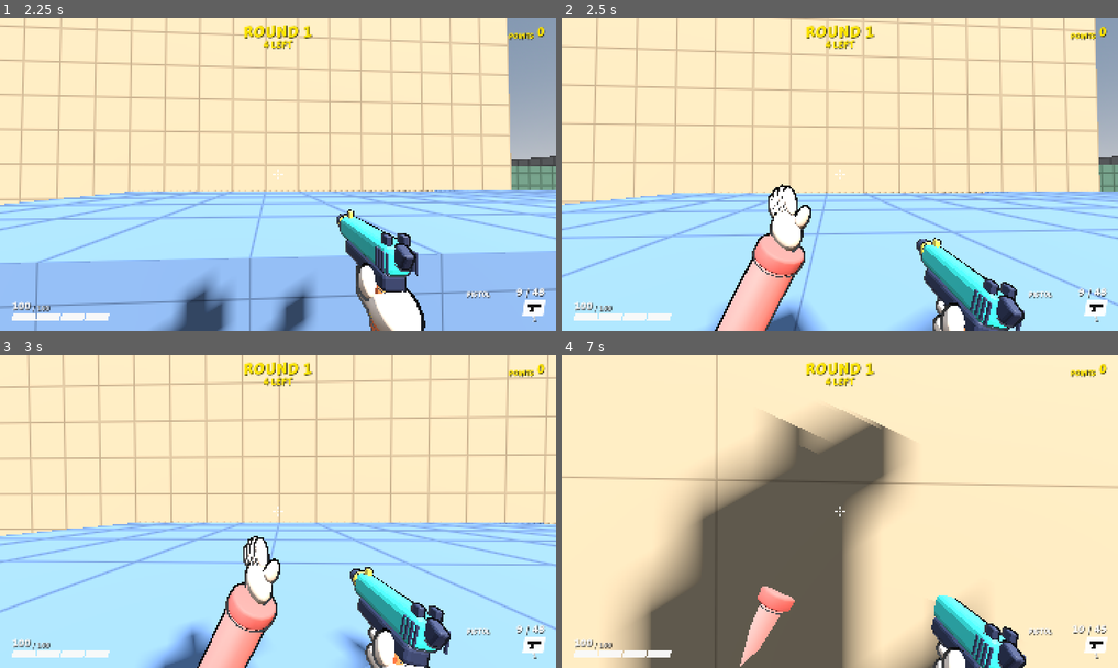
Above: before the commit, frames 1-4 (two rows, left to right).
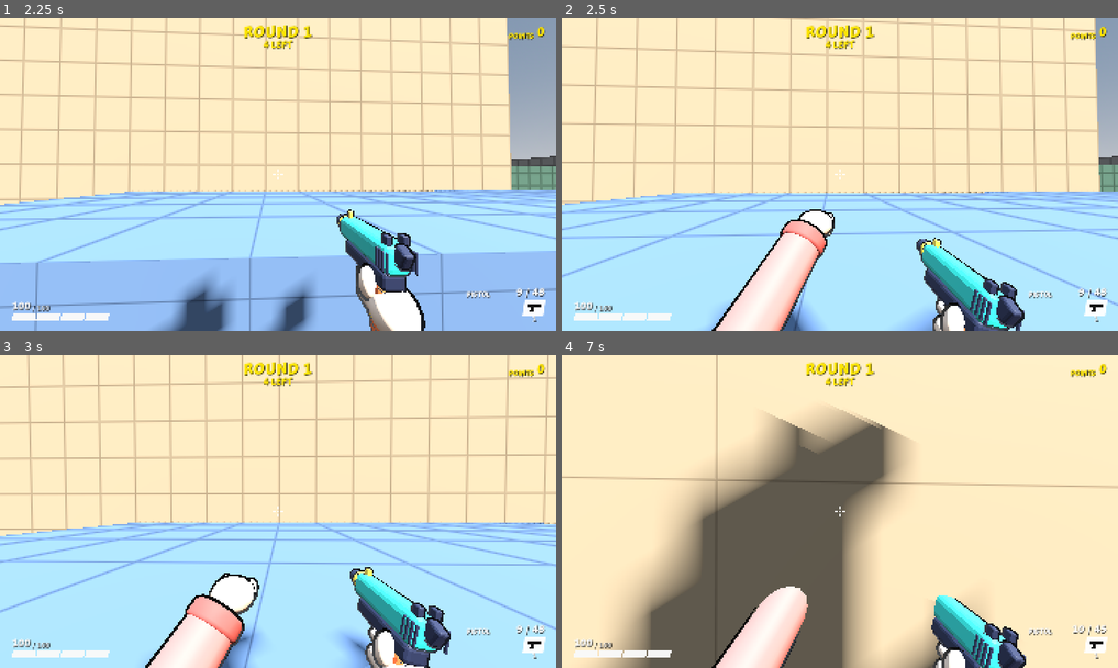
Above: after the commit, the same moments.

Repository: juanakajuan/zombie-survival-fps
Game: Godot game, scene res://levels/compound.tscn
Two runs of this game, one before a commit and one after it. Both use one fixed random seed, a clock stepped at 60 frames per second and the inputs below.
Inputs (mouse positions are in pixels of both pictures, inside the frame that each line leads up to):
- Up to frame 1 (2.25 s): tap Enter (restart) at 0.5 s; move the mouse to (305, 174) at 0.52 s; hold Right mouse button (aim) 0.53-1.28 s; hold W (move_forward) from 0.53 s (still down); click (305, 174) at 0.67 s; tap Space (jump) at 0.77, 1.07, 1.52, 1.82 s; tap Ctrl (crouch) at 0.8, 1.35 s; move the mouse to (250, 174) at 1.27 s; click (250, 174) at 1.55 s; move the mouse to (289, 168) at 2.02 s; press the mouse at (289, 168) at 2.03 s
- Up to frame 2 (2.5 s): keep holding W (move_forward); tap V (melee) at 2.3 s
- Up to frame 3 (3 s): keep holding W (move_forward); move the mouse to (272, 517) at 2.77 s; release the mouse at (272, 517) at 2.78 s; tap V (melee) at 2.85 s; click (272, 517) at 2.92 s
- Up to frame 4 (7 s): tap Space (jump) at 3.02, 3.32, 3.77, 3.8, 4.07, 4.35, 4.52, 4.82, 6.02, 6.32, 6.77 s; tap Shift (sprint) at 3.05 s; move the mouse to (878, 514) at 3.52 s; hold Shift (sprint) 3.53-4.28 s; tap R (reload) at 4.15 s; move the mouse to (795, 508) at 4.27 s; right-click (795, 508) at 4.55 s; move the mouse to (845, 511) at 5.02 s; hold Right mouse button (aim) 5.03-5.78 s; click (845, 511) at 5.17 s; tap Ctrl (crouch) at 5.3, 5.85 s; move the mouse to (817, 505) at 5.77 s; release W (move_forward) at 5.78 s; hold D (move_right) 5.78-6.53 s; click (817, 505) at 6.05 s; move the mouse to (867, 511) at 6.52 s; press the mouse at (867, 511) at 6.53 s; hold W (move_forward) from 6.53 s (still down); tap V (melee) at 6.8 s

Frame 1 is identical in both runs. In frame 2, 4.6% of the frame differs, in the area x 26-50%, y 53-100%; in frame 3, 5.1%, in the area x 26-51%, y 57-100%; in frame 4, 2.9%.

Commit message:
feat: make the V melee a left-hand punch instead of a slap

Diff:
--- a/player/melee.gd
+++ b/player/melee.gd
@@ -1,6 +1,6 @@
 class_name Melee
 extends Node
-## The wielder's backhand slap. A swing winds up, strikes once at the end of the wind-up, then recovers.
+## The wielder's punch. A swing winds up, strikes once at the end of the wind-up, then recovers.
 ## The strike hits every living Health inside a sphere in front of the head, once each.
 
 signal swung
@@ -19,7 +19,7 @@
 ## Physics layers that the strike can hit.
 @export_flags_3d_physics var hit_mask: int = 1
 
-## The player who slaps. The strike never hits the wielder. Player sets it.
+## The player who punches. The strike never hits the wielder. Player sets it.
 var wielder: Player
 
 var _state: State = State.READY
--- a/player/player.gd
+++ b/player/player.gd
@@ -77,7 +77,7 @@
 
 var weapon: Weapon
 var melee: Melee
-var slap_view: SlapView
+var punch_view: PunchView
 var settings: GameSettings
 
 enum Stance { STANDING, CROUCHED, SLIDING }
@@ -98,8 +98,8 @@
 	weapon.wielder = self
 	melee = $Melee
 	melee.wielder = self
-	slap_view = $Head/Camera3D/SlapView
-	slap_view.melee = melee
+	punch_view = $Head/Camera3D/PunchView
+	punch_view.melee = melee
 
 
 func _ready() -> void:
@@ -115,7 +115,7 @@
 	_shape = _collision.shape.duplicate() as CapsuleShape3D
 	_collision.shape = _shape
 	animator.attach(body)
-	animator.slap_wind_share = melee.wind_up_time / (melee.wind_up_time + melee.recover_time)
+	animator.punch_wind_share = melee.wind_up_time / (melee.wind_up_time + melee.recover_time)
 	_set_third_person(false)
 	_stand_height = _shape.height
 	_stand_head_height = head.position.y
@@ -222,7 +222,7 @@
 	return _stance == Stance.SLIDING
 
 
-## True from the start to the end of a backhand slap. The weapon cannot fire or reload during it.
+## True from the start to the end of a punch. The weapon cannot fire or reload during it.
 func is_meleeing() -> bool:
 	return melee.is_swinging()
 
@@ -295,7 +295,7 @@
 		mesh.cast_shadow = casting
 	if weapon.view_model != null:
 		weapon.view_model.visible = not on
-	slap_view.visible = not on
+	punch_view.visible = not on
 
 
 func _look_basis() -> Basis:
--- a/player/player.tscn
+++ b/player/player.tscn
@@ -10,7 +10,7 @@
 [ext_resource type="Script" path="res://player/player_animator.gd" id="8_animator"]
 [ext_resource type="Script" path="res://economy/wallet.gd" id="9_wallet"]
 [ext_resource type="Script" path="res://player/melee.gd" id="10_melee"]
-[ext_resource type="PackedScene" path="res://player/slap_view.tscn" id="11_slap_view"]
+[ext_resource type="PackedScene" path="res://player/punch_view.tscn" id="11_punch_view"]
 
 [sub_resource type="CapsuleShape3D" id="capsule"]
 radius = 0.35
@@ -38,7 +38,7 @@
 [node name="Weapon" parent="Head/Camera3D" instance=ExtResource("3_weapon")]
 data = ExtResource("4_pistol")
 
-[node name="SlapView" parent="Head/Camera3D" instance=ExtResource("11_slap_view")]
+[node name="PunchView" parent="Head/Camera3D" instance=ExtResource("11_punch_view")]
 
 [node name="Health" type="Node" parent="."]
 script = ExtResource("2_health")
--- a/player/player_animator.gd
+++ b/player/player_animator.gd
@@ -42,23 +42,21 @@
 ## The part of the look pitch that the head follows. The arms that hold the gun follow all of it.
 @export_range(0.0, 1.0, 0.01) var head_follow: float = 0.6
 
-@export_group("Slap")
-## The left arm lifts to this pitch for the backhand slap, before the look pitch is added.
-@export_range(0.0, 120.0, 1.0, "suffix:°") var slap_lift: float = 75.0
-## In the wind-up the arm turns this far to the right, across the body.
-@export_range(0.0, 90.0, 1.0, "suffix:°") var slap_cross: float = 45.0
-## The strike ends with the arm turned this far to the left.
-@export_range(0.0, 90.0, 1.0, "suffix:°") var slap_sweep: float = 50.0
-## The arm leans across the body by this angle at the top of the wind-up.
-@export_range(0.0, 60.0, 1.0, "suffix:°") var slap_roll: float = 20.0
-## The part of the slap after the wind-up in which the arm sweeps. Then the arm blends back.
-@export_range(0.01, 0.99, 0.01) var slap_sweep_share: float = 0.3
+@export_group("Punch")
+## In the wind-up the left arm pulls back to this pitch.
+@export_range(-60.0, 120.0, 1.0, "suffix:°") var punch_cock: float = 30.0
+## The left arm jabs out to this pitch, before the look pitch is added.
+@export_range(0.0, 120.0, 1.0, "suffix:°") var punch_lift: float = 88.0
+## The jab turns this far toward the middle of the body, so the fist lands in front of the head.
+@export_range(0.0, 45.0, 1.0, "suffix:°") var punch_aim: float = 12.0
+## The part of the punch after the wind-up in which the arm stays out. Then the arm blends back.
+@export_range(0.01, 0.99, 0.01) var punch_hold_share: float = 0.3
 
 ## How fast the pose blends between walking, standing, in the air, crouched, and aiming.
 @export_range(0.1, 40.0, 0.1) var blend_sharpness: float = 12.0
 
-## The part of the slap that the wind-up takes. Player sets it from the melee timings.
-var slap_wind_share: float = 0.28
+## The part of the punch that the wind-up takes. Player sets it from the melee timings.
+var punch_wind_share: float = 0.28
 var _leg_l: Node3D
 var _leg_r: Node3D
 var _shin_l: Node3D
@@ -98,9 +96,9 @@
 
 
 ## Moves the pose on by one step. `look_pitch` is in radians, positive up. `airborne` is true in the air and on a
-## slide, when the legs hold a stride instead of walking. `slap_progress` is how far the backhand slap has gone,
-## from 0 to 1, or -1 when the player does not slap.
-func advance(delta: float, speed: float, airborne: bool, crouching: bool, aiming: bool, look_pitch: float, slap_progress: float) -> void:
+## slide, when the legs hold a stride instead of walking. `punch_progress` is how far the punch has gone,
+## from 0 to 1, or -1 when the player does not punch.
+func advance(delta: float, speed: float, airborne: bool, crouching: bool, aiming: bool, look_pitch: float, punch_progress: float) -> void:
 	_time += delta
 	var blend := 1.0 - exp(-blend_sharpness * delta)
 	_air_weight = lerpf(_air_weight, 1.0 if airborne else 0.0, blend)
@@ -138,7 +136,7 @@
 		0.0,
 		deg_to_rad(-0.5 * air_arm) * _air_weight * (1.0 - _aim_weight),
 	)
-	_arm_l.rotation = _slap_arm(free_arm, slap_progress, look_pitch)
+	_arm_l.rotation = _punch_arm(free_arm, punch_progress, look_pitch)
 
 
 ## The pitch of the left leg in radians. Positive swings it forward.
@@ -166,23 +164,18 @@
 	return _head.rotation.x
 
 
-## The left arm rotation for the slap: it lifts and crosses the body, sweeps out to the left, then blends back
-## to `free_arm`.
-func _slap_arm(free_arm: Vector3, progress: float, look_pitch: float) -> Vector3:
+## The left arm rotation for the punch: it pulls back, jabs straight out, then blends back to `free_arm`.
+func _punch_arm(free_arm: Vector3, progress: float, look_pitch: float) -> Vector3:
 	if progress < 0.0:
 		return free_arm
-	var sweep_end := slap_wind_share + (1.0 - slap_wind_share) * slap_sweep_share
-	var weight := 1.0
-	var yaw := deg_to_rad(slap_sweep)
-	if progress < slap_wind_share:
-		weight = _ease_out(progress / slap_wind_share)
-		yaw = deg_to_rad(-slap_cross)
-	elif progress < sweep_end:
-		yaw = lerpf(deg_to_rad(-slap_cross), yaw, _ease_out((progress - slap_wind_share) / (sweep_end - slap_wind_share)))
-	else:
-		weight = 1.0 - (progress - sweep_end) / (1.0 - sweep_end)
-	var slap := Vector3(deg_to_rad(slap_lift) + look_pitch, yaw, deg_to_rad(slap_roll))
-	return free_arm.lerp(slap, weight)
+	var cocked := Vector3(deg_to_rad(punch_cock), 0.0, 0.0)
+	var jab := Vector3(deg_to_rad(punch_lift) + look_pitch, deg_to_rad(-punch_aim), 0.0)
+	var hold_end := punch_wind_share + (1.0 - punch_wind_share) * punch_hold_share
+	if progress < punch_wind_share:
+		return free_arm.lerp(cocked, _ease_out(progress / punch_wind_share))
+	if progress < hold_end:
+		return cocked.lerp(jab, _ease_out((progress - punch_wind_share) / (hold_end - punch_wind_share) * 3.0))
+	return jab.lerp(free_arm, (progress - hold_end) / (1.0 - hold_end))
 
 
 func _ease_out(t: float) -> float:
--- /dev/null
+++ b/player/punch_view.gd
@@ -0,0 +1,77 @@
+class_name PunchView
+extends Node3D
+## First-person left fist for the punch. It is a child of the camera. The fist is hidden while the melee is ready,
+## and in a swing it plays three poses from the melee's progress: it comes up and pulls back at the lower left, jabs
+## straight out to the screen centre, and drops back out of view.
+## Positions are in camera space, where -Z is forward. Angles are pitch, yaw, and roll in degrees. At zero angles
+## the knuckles point forward and the back of the hand points up.
+
+@export var hand: Node3D
+
+@export_group("Poses")
+@export var start_position: Vector3 = Vector3(-0.14, -0.45, -0.15)
+@export var start_angles: Vector3 = Vector3(30.0, 0.0, 0.0)
+## The fist pulled back, ready to jab.
+@export var cocked_position: Vector3 = Vector3(-0.13, -0.24, -0.18)
+@export var cocked_angles: Vector3 = Vector3(10.0, -5.0, -20.0)
+## Where the jab ends.
+@export var strike_position: Vector3 = Vector3(-0.04, -0.1, -0.5)
+@export var strike_angles: Vector3 = Vector3(0.0, -8.0, 0.0)
+## Where the fist leaves the view.
+@export var exit_position: Vector3 = Vector3(-0.14, -0.45, -0.15)
+@export var exit_angles: Vector3 = Vector3(30.0, 0.0, 0.0)
+## The fist rises this far in the middle of the jab.
+@export var strike_arc: Vector3 = Vector3(0.0, 0.02, 0.0)
+
+@export_group("Timing")
+## The jab starts this fraction of the wind-up before the strike, so that the fist is out when the strike lands.
+@export_range(0.0, 1.0, 0.01) var jab_lead: float = 0.4
+## The jab ends this fraction of the recover time after the strike.
+@export_range(0.01, 1.0, 0.01) var strike_fraction: float = 0.3
+
+## The melee that drives the pose. Player sets it.
+var melee: Melee
+
+
+func _ready() -> void:
+	ViewModel.detach_from_shadows(self)
+	hand.hide()
+
+
+func _process(_delta: float) -> void:
+	if melee == null:
+		return
+	var progress := melee.progress()
+	hand.visible = progress >= 0.0
+	if progress < 0.0:
+		return
+	var total := melee.wind_up_time + melee.recover_time
+	var time := progress * total
+	var cock_end := melee.wind_up_time * (1.0 - jab_lead)
+	var jab_end := melee.wind_up_time + melee.recover_time * strike_fraction
+	var place: Vector3
+	var angles: Vector3
+	if time < cock_end:
+		var t := _ease_out(time / maxf(cock_end, 0.0001))
+		place = start_position.lerp(cocked_position, t)
+		angles = start_angles.lerp(cocked_angles, t)
+	elif time < jab_end:
+		var s := (time - cock_end) / maxf(jab_end - cock_end, 0.0001)
+		var t := _ease_out(s)
+		place = cocked_position.lerp(strike_position, t) + strike_arc * sin(PI * s)
+		angles = cocked_angles.lerp(strike_angles, t)
+	else:
+		var r := (time - jab_end) / maxf(total - jab_end, 0.0001)
+		var t := r * r
+		place = strike_position.lerp(exit_position, t)
+		angles = strike_angles.lerp(exit_angles, t)
+	hand.transform = Transform3D(Basis.from_euler(angles * (PI / 180.0)), place)
+
+
+## Whether the hand is drawn: a swing is on and the view is not hidden.
+func is_hand_visible() -> bool:
+	return hand.is_visible_in_tree()
+
+
+func _ease_out(t: float) -> float:
+	return 1.0 - pow(1.0 - clampf(t, 0.0, 1.0), 3.0)
--- /dev/null
+++ b/player/punch_view.tscn
@@ -0,0 +1,11 @@
+[gd_scene format=3]
+
+[ext_resource type="Script" path="res://player/punch_view.gd" id="1_punch"]
+[ext_resource type="PackedScene" path="res://player/player_fist.glb" id="2_hand"]
+
+[node name="PunchView" type="Node3D" node_paths=PackedStringArray("hand")]
+script = ExtResource("1_punch")
+hand = NodePath("Hand")
+
+[node name="Hand" parent="." instance=ExtResource("2_hand")]
+visible = false
--- a/player/slap_view.gd
+++ /dev/null
@@ -1,78 +0,0 @@
-class_name SlapView
-extends Node3D
-## First-person left hand for the backhand slap. It is a child of the camera. The hand is hidden while the melee is
-## ready, and in a swing it plays three poses from the melee's progress: it comes up and cocks across the body, whips
-## across the screen to the left with the back of the hand leading, and drops out of view at the lower left.
-## Positions are in camera space, where -Z is forward. Angles are pitch, yaw, and roll in degrees. A positive yaw
-## turns the fingers toward the left.
-
-@export var hand: Node3D
-
-@export_group("Poses")
-@export var start_position: Vector3 = Vector3(0.24, -0.45, -0.25)
-@export var start_angles: Vector3 = Vector3(70.0, -10.0, 0.0)
-## The cocked hand, ready to whip.
-@export var cocked_position: Vector3 = Vector3(0.14, -0.17, -0.3)
-@export var cocked_angles: Vector3 = Vector3(75.0, -10.0, 0.0)
-## Where the whip ends.
-@export var strike_position: Vector3 = Vector3(-0.1, -0.08, -0.32)
-@export var strike_angles: Vector3 = Vector3(75.0, 60.0, 0.0)
-## Where the hand leaves the view.
-@export var exit_position: Vector3 = Vector3(-0.36, -0.45, -0.22)
-@export var exit_angles: Vector3 = Vector3(40.0, 70.0, 0.0)
-## The hand reaches this far forward in the middle of the whip.
-@export var strike_arc: Vector3 = Vector3(0.0, 0.02, -0.06)
-
-@export_group("Timing")
-## The whip starts this fraction of the wind-up before the strike, so that the hand is at the screen centre when
-## the strike lands.
-@export_range(0.0, 1.0, 0.01) var whip_lead: float = 0.4
-## The whip ends this fraction of the recover time after the strike.
-@export_range(0.01, 1.0, 0.01) var strike_fraction: float = 0.3
-
-## The melee that drives the pose. Player sets it.
-var melee: Melee
-
-
-func _ready() -> void:
-	ViewModel.detach_from_shadows(self)
-	hand.hide()
-
-
-func _process(_delta: float) -> void:
-	if melee == null:
-		return
-	var progress := melee.progress()
-	hand.visible = progress >= 0.0
-	if progress < 0.0:
-		return
-	var total := melee.wind_up_time + melee.recover_time
-	var time := progress * total
-	var cock_end := melee.wind_up_time * (1.0 - whip_lead)
-	var whip_end := melee.wind_up_time + melee.recover_time * strike_fraction
-	var place: Vector3
-	var angles: Vector3
-	if time < cock_end:
-		var t := _ease_out(time / maxf(cock_end, 0.0001))
-		place = start_position.lerp(cocked_position, t)
-		angles = start_angles.lerp(cocked_angles, t)
-	elif time < whip_end:
-		var s := (time - cock_end) / maxf(whip_end - cock_end, 0.0001)
-		var t := _ease_out(s)
-		place = cocked_position.lerp(strike_position, t) + strike_arc * sin(PI * s)
-		angles = cocked_angles.lerp(strike_angles, t)
-	else:
-		var r := (time - whip_end) / maxf(total - whip_end, 0.0001)
-		var t := r * r
-		place = strike_position.lerp(exit_position, t)
-		angles = strike_angles.lerp(exit_angles, t)
-	hand.transform = Transform3D(Basis.from_euler(angles * (PI / 180.0)), place)
-
-
-## Whether the hand is drawn: a swing is on and the view is not hidden.
-func is_hand_visible() -> bool:
-	return hand.is_visible_in_tree()
-
-
-func _ease_out(t: float) -> float:
-	return 1.0 - pow(1.0 - clampf(t, 0.0, 1.0), 3.0)
--- a/player/slap_view.tscn
+++ /dev/null
@@ -1,11 +0,0 @@
-[gd_scene format=3]
-
-[ext_resource type="Script" path="res://player/slap_view.gd" id="1_slap"]
-[ext_resource type="PackedScene" path="res://player/player_slap_hand.glb" id="2_hand"]
-
-[node name="SlapView" type="Node3D" node_paths=PackedStringArray("hand")]
-script = ExtResource("1_slap")
-hand = NodePath("Hand")
-
-[node name="Hand" parent="." instance=ExtResource("2_hand")]
-visible = false
--- a/tests/player/test_melee.gd
+++ b/tests/player/test_melee.gd
@@ -59,7 +59,7 @@
 	assert_almost_eq(health.current, health.max_health - 2.0 * player.melee.damage, 0.001, "the second swing hits too")
 
 
-func test_a_dead_player_cannot_slap() -> void:
+func test_a_dead_player_cannot_punch() -> void:
 	var player := await spawn_player(Vector3.ZERO, SETTLE_FRAMES)
 	Health.find_on(player).damage(1.0e6)
 	assert_true(not player.melee.try_swing(), "no swing")
@@ -83,7 +83,7 @@
 	assert_true(player.weapon.try_fire(), "the pistol fires again after the swing")
 
 
-func test_a_slap_gives_points_and_a_killing_slap_gives_the_kill_bonus() -> void:
+func test_a_punch_gives_points_and_a_killing_punch_gives_the_kill_bonus() -> void:
 	var player := await spawn_player(Vector3.ZERO, SETTLE_FRAMES)
 	var zombie := _still_zombie(Vector3(0.0, 0.0, -1.2), player)
 	var health := Health.find_on(zombie)
@@ -96,7 +96,7 @@
 	assert_eq(player.wallet.points, 2 * player.wallet.points_per_hit + player.wallet.kill_bonus, "the kill gives the bonus too")
 
 
-func test_a_slap_on_a_dummy_gives_no_points() -> void:
+func test_a_punch_on_a_dummy_gives_no_points() -> void:
 	var player := await spawn_player(Vector3.ZERO, SETTLE_FRAMES)
 	await spawn_dummy(Vector3(0.0, 0.0, -1.2))
 	await _tap_melee()
@@ -104,22 +104,22 @@
 	assert_eq(player.wallet.points, 0, "dummies give no points")
 
 
-func test_the_slap_hand_shows_during_the_swing_and_hides_after_it() -> void:
+func test_the_fist_shows_during_the_swing_and_hides_after_it() -> void:
 	var player := await spawn_player(Vector3.ZERO, SETTLE_FRAMES)
-	assert_true(not player.slap_view.is_hand_visible(), "hidden while ready")
+	assert_true(not player.punch_view.is_hand_visible(), "hidden while ready")
 	await _tap_melee()
 	await physics_frames(FRAME_MARGIN)
-	assert_true(player.slap_view.is_hand_visible(), "shown in the swing")
+	assert_true(player.punch_view.is_hand_visible(), "shown in the swing")
 	await run_seconds(_swing_seconds(player) + 0.1)
-	assert_true(not player.slap_view.is_hand_visible(), "hidden after the swing")
+	assert_true(not player.punch_view.is_hand_visible(), "hidden after the swing")
 
 
-func test_the_slap_hand_crosses_the_screen_to_the_left() -> void:
+func test_the_fist_jabs_forward() -> void:
 	var player := await spawn_player(Vector3.ZERO, SETTLE_FRAMES)
-	var hand := player.slap_view.hand
+	var hand := player.punch_view.hand
 	await _tap_melee()
-	var xs := await sample_range(func() -> float: return hand.position.x, _swing_seconds(player))
-	assert_true(xs.y > 0.0 and xs.x < 0.0, "the hand goes from the right of the centre to the left, %s to %s" % [xs.y, xs.x])
+	var zs := await sample_range(func() -> float: return hand.position.z, _swing_seconds(player))
+	assert_true(zs.y - zs.x > 0.25, "the fist moves out from the camera and back, %s to %s" % [zs.y, zs.x])
 
 
 func test_the_free_arm_rises_in_the_swing() -> void:
@@ -127,7 +127,7 @@
 	var rest := player.animator.free_arm_pitch()
 	await _tap_melee()
 	var pitches := await sample_range(func() -> float: return player.animator.free_arm_pitch(), _swing_seconds(player))
-	assert_true(pitches.y > rest + deg_to_rad(player.animator.slap_lift) * 0.8, "the arm lifts, max %s rad" % pitches.y)
+	assert_true(pitches.y > rest + deg_to_rad(player.animator.punch_lift) * 0.8, "the arm lifts, max %s rad" % pitches.y)
 	await run_seconds(0.2)
 	assert_almost_eq(player.animator.free_arm_pitch(), rest, 0.05, "the arm comes back")
 
--- a/weapons/view_model.gd
+++ b/weapons/view_model.gd
@@ -84,10 +84,10 @@
 ## Each second, the aim pose closes this much of the gap to its target. Higher is snappier.
 @export_range(0.1, 40.0, 0.1) var aim_sharpness: float = 14.0
 
-@export_group("Slap")
-## While the wielder slaps, the gun moves by this much and rolls right, out of the hand's path.
-@export var slap_dip_offset: Vector3 = Vector3(0.03, -0.08, 0.02)
-@export_range(0.0, 45.0, 0.5, "suffix:°") var slap_dip_roll: float = 15.0
+@export_group("Punch")
+## While the wielder punches, the gun moves by this much and rolls right, out of the hand's path.
+@export var punch_dip_offset: Vector3 = Vector3(0.03, -0.08, 0.02)
+@export_range(0.0, 45.0, 0.5, "suffix:°") var punch_dip_roll: float = 15.0
 
 @export_group("Look sway")
 ## How far the gun turns behind the view, per radian the view turns in one frame.
@@ -144,7 +144,7 @@
 	var sprinting := false
 	var crouching := false
 	var aiming := false
-	var slap_dip := 0.0
+	var punch_dip := 0.0
 	if _player != null and not _player.is_dead():
 		speed = Vector2(_player.velocity.x, _player.velocity.z).length()
 		on_floor = _player.is_on_floor()
@@ -153,9 +153,9 @@
 		crouching = _player.is_crouching()
 		aiming = _player.is_aiming()
 	if _player != null:
-		var slap := _player.melee.progress()
-		if slap >= 0.0:
-			slap_dip = sin(PI * clampf(slap, 0.0, 1.0))
+		var punch := _player.melee.progress()
+		if punch >= 0.0:
+			punch_dip = sin(PI * clampf(punch, 0.0, 1.0))
 
 	if on_floor:
 		_bob_phase = fmod(_bob_phase + speed * delta * bob_cycles_per_metre * TAU, TAU)
@@ -182,11 +182,11 @@
 	var bob := Vector3(sin(_bob_phase), -absf(cos(_bob_phase)), 0.0) * bob_amount * bob_scale
 	var idle := Vector3(sin(_time * 1.1), sin(_time * 2.2) * 0.5, 0.0) * idle_sway_amount
 	var offset := (bob + idle + crouch_offset * _crouch + Vector3(0.0, _air_lag - _land_dip, 0.0)) * steady \
-		+ sprint_offset * _sprint + aim_offset * _aim + slap_dip_offset * slap_dip
+		+ sprint_offset * _sprint + aim_offset * _aim + punch_dip_offset * punch_dip
 	motion.transform = _motion_rest.translated(offset) \
 		.rotated_local(Vector3.UP, deg_to_rad(sprint_yaw) * _sprint + _look_sway.x * steady) \
 		.rotated_local(Vector3.RIGHT, -deg_to_rad(sprint_pitch) * _sprint + _look_sway.y * steady) \
-		.rotated_local(Vector3.FORWARD, -deg_to_rad(crouch_roll) * _crouch * steady + deg_to_rad(slap_dip_roll) * slap_dip)
+		.rotated_local(Vector3.FORWARD, -deg_to_rad(crouch_roll) * _crouch * steady + deg_to_rad(punch_dip_roll) * punch_dip)
 
 
 func _raise() -> void:
--- a/weapons/weapon.gd
+++ b/weapons/weapon.gd
@@ -65,7 +65,7 @@
 		start_reload()
 
 
-## Fires one shot. Returns false when the wielder sprints or slaps, or the weapon is cooling down, reloading, or empty.
+## Fires one shot. Returns false when the wielder sprints or punches, or the weapon is cooling down, reloading, or empty.
 ## Firing with an empty magazine starts a reload.
 func try_fire() -> bool:
 	if wielder != null and (wielder.is_sprinting() or wielder.is_meleeing()):
@@ -84,7 +84,7 @@
 	return true
 
 
-## Does nothing when the magazine is full or the reserve is empty, or while the wielder slaps.
+## Does nothing when the magazine is full or the reserve is empty, or while the wielder punches.
 func start_reload() -> void:
 	if wielder != null and wielder.is_meleeing():
 		return
Binary file added: player/player_fist.glb
Not shown, changed: player/player_fist.glb.import
Binary file removed: player/player_slap_hand.glb
Renamed: player/slap_view.gd.uid -> player/punch_view.gd.uid
Not shown, changed: .claude/skills/verify/features/README.md
Not shown, changed: .claude/skills/verify/features/melee.md
Not shown, changed: .claude/skills/verify/journeys/melee.steps
Not shown, changed: DESIGN.md
Not shown, changed: art_source/player.blend
